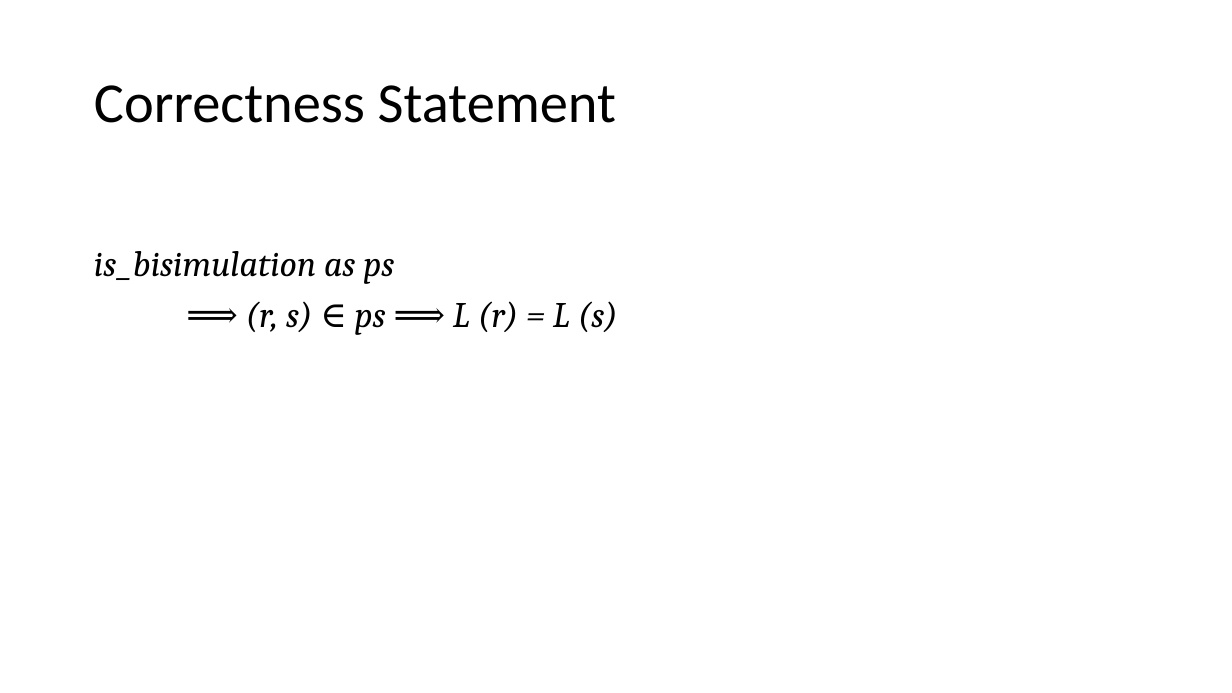
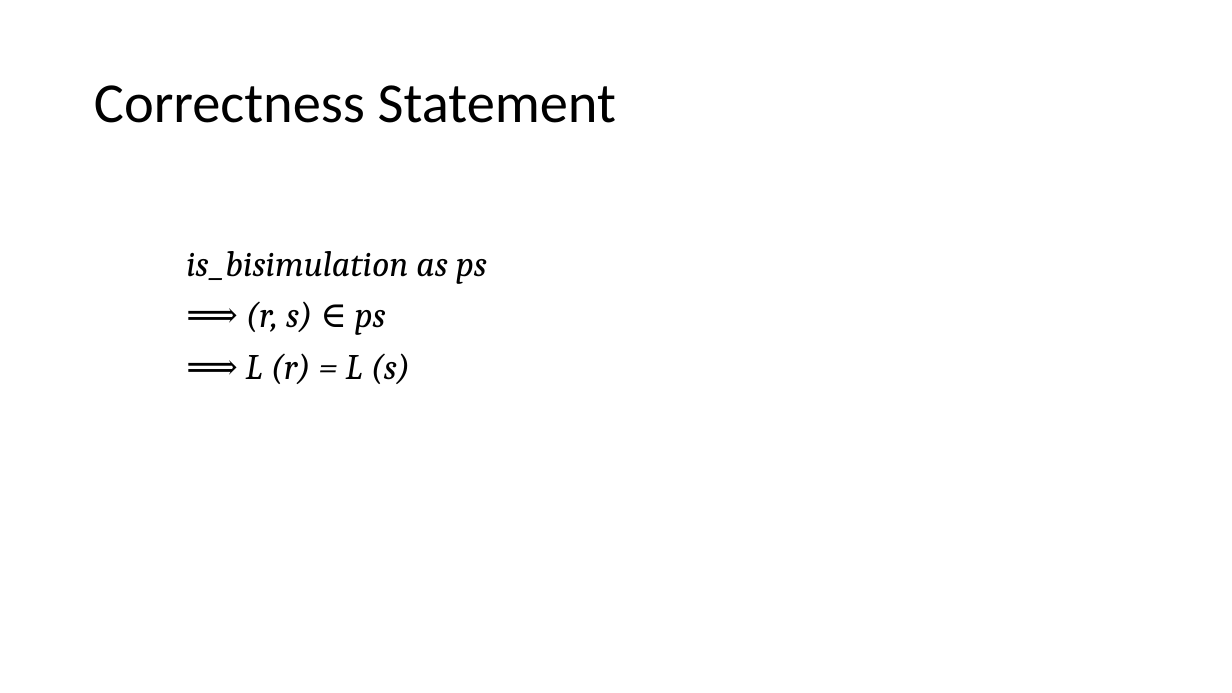
Before and after one commit to Helli/fds_seminar, a slide deck: slide 7 of slides.pptx (slide 4 before the commit). Drawn at 1232x693 pixels with LibreOffice and Linux fonts; fonts in the diff are those of the drawing. Boxes give left, top, right and bottom in pixels: in the first picture for what was removed or moved away, otherwise in the second. Text is boxed around its words. In the diff, an @@ line names an element or a change of style, - is before the commit and + after.

Commit message:
tuned

```diff
--- a/slides.pptx
+++ b/slides.pptx
@@ text at bbox=[246, 302, 411, 384]: text changed @@
-⟹ (r, s) ∈ ps ⟹ L (r) = L (s)
+⟹ (r, s) ∈ ps
+⟹ L (r) = L (s)
```
